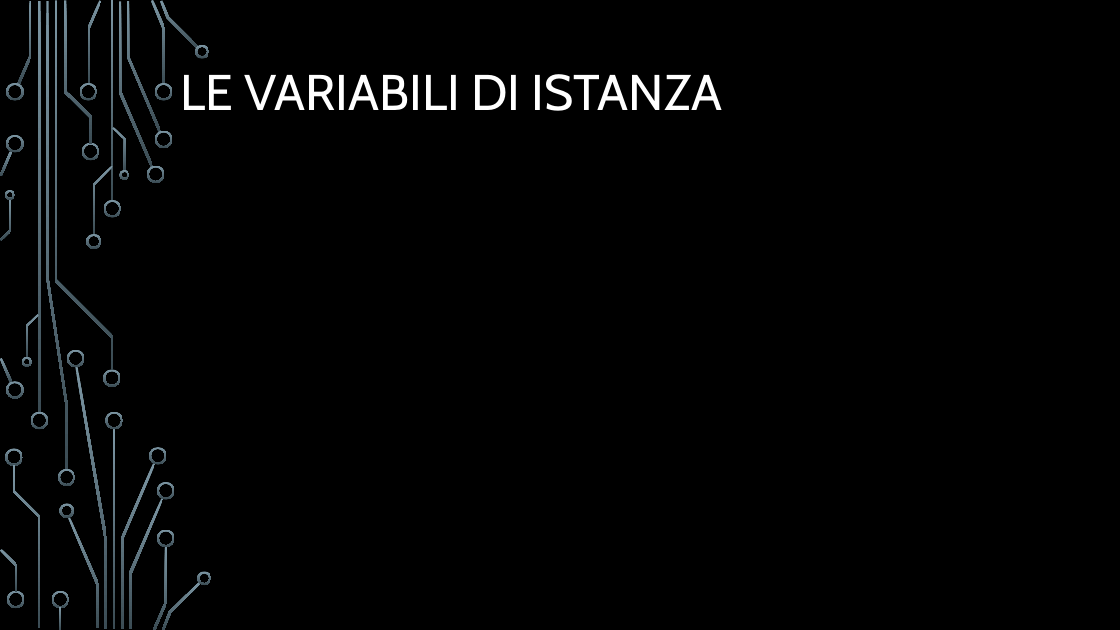
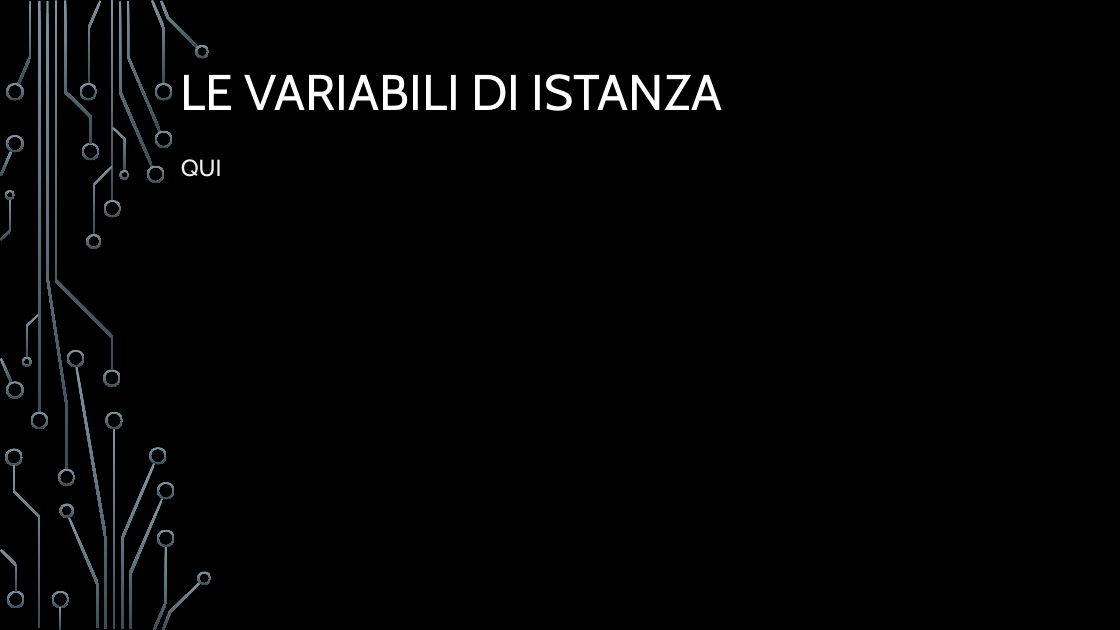
Before and after one commit to Eros-Capo/Corso-Java, a slide deck: slide 106 of Corso Java.pptx (slide 105 before the commit). Drawn at 1120x630 pixels with LibreOffice and Linux fonts; fonts in the diff are those of the drawing; background and template pictures are left out. Boxes give left, top, right and bottom in pixels: in the first picture for what was removed or moved away, otherwise in the second. Text is boxed around its words. In the diff, an @@ line names an element or a change of style, - is before the commit and + after.

```diff
--- a/Corso Java.pptx
+++ b/Corso Java.pptx
@@ subtitle added at <box>181,159,222,177</box>, 20 pt, text #F2F2F2 @@
+QUI
```
Also in this commit, not shown: 15 other slides changed, 4 slides added, 3 slides removed, 6 other files.
